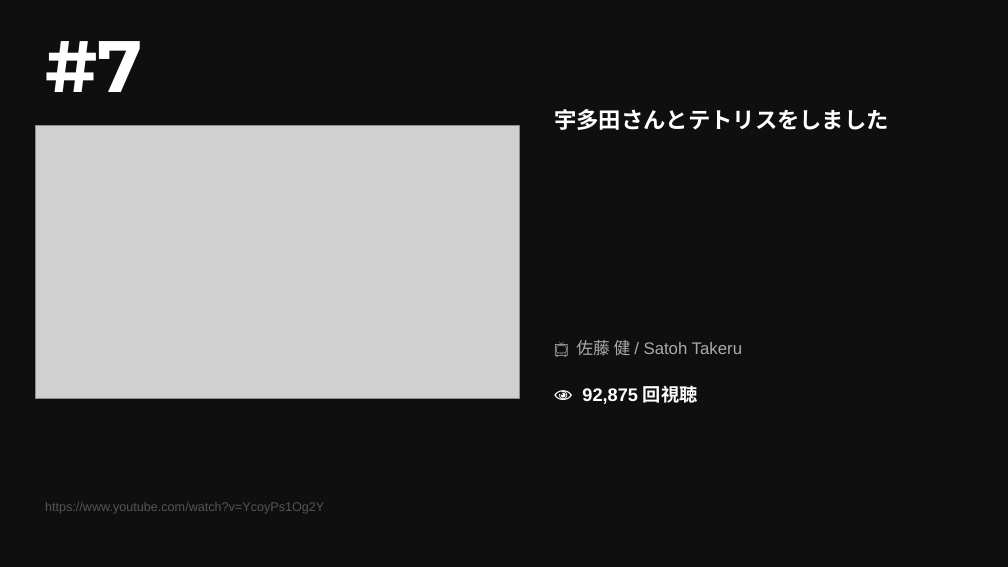
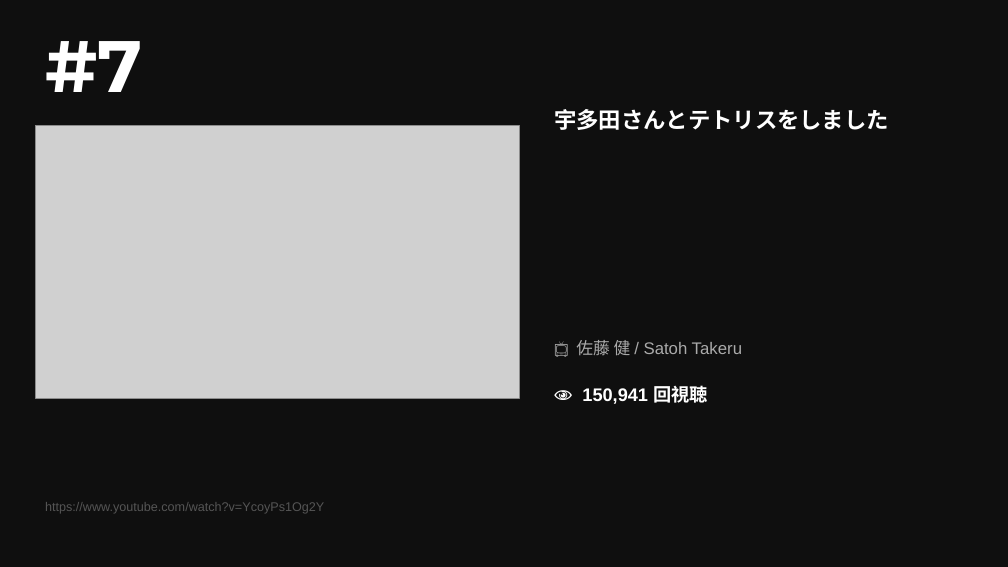
Before and after one commit to asaneasaburo0910-hub/youtube-crawler, a slide deck: slide 5 of youtube_ranking_20260509.pptx. Drawn at 1008x567 pixels with LibreOffice and Linux fonts; fonts in the diff are those of the drawing; grey boxes stand for pictures. Boxes give left, top, right and bottom in pixels: in the first picture for what was removed or moved away, otherwise in the second. Text is boxed around its words. In the diff, an @@ line names an element or a change of style, - is before the commit and + after.

```diff
--- a/youtube_ranking_20260509.pptx
+++ b/youtube_ranking_20260509.pptx
@@ text at <box>582,382,708,406</box>: text changed @@
-👁 92,875 回視聴
+👁 150,941 回視聴
```
Also in this commit, not shown: 13 other slides changed.
